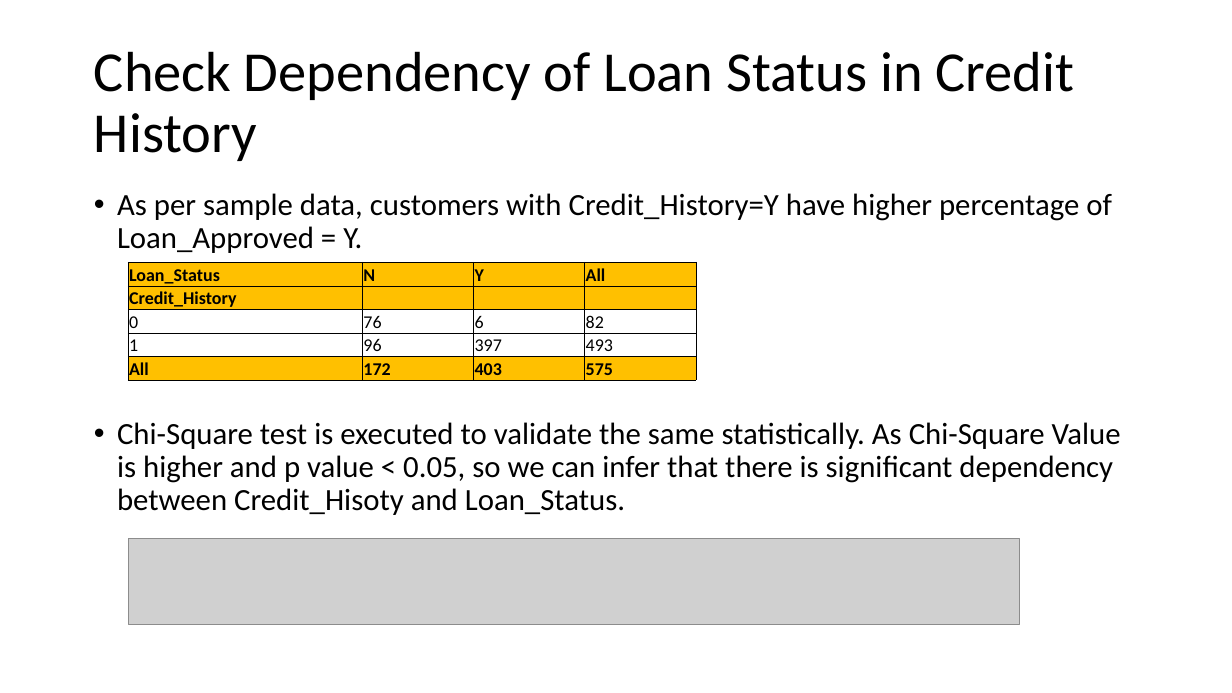
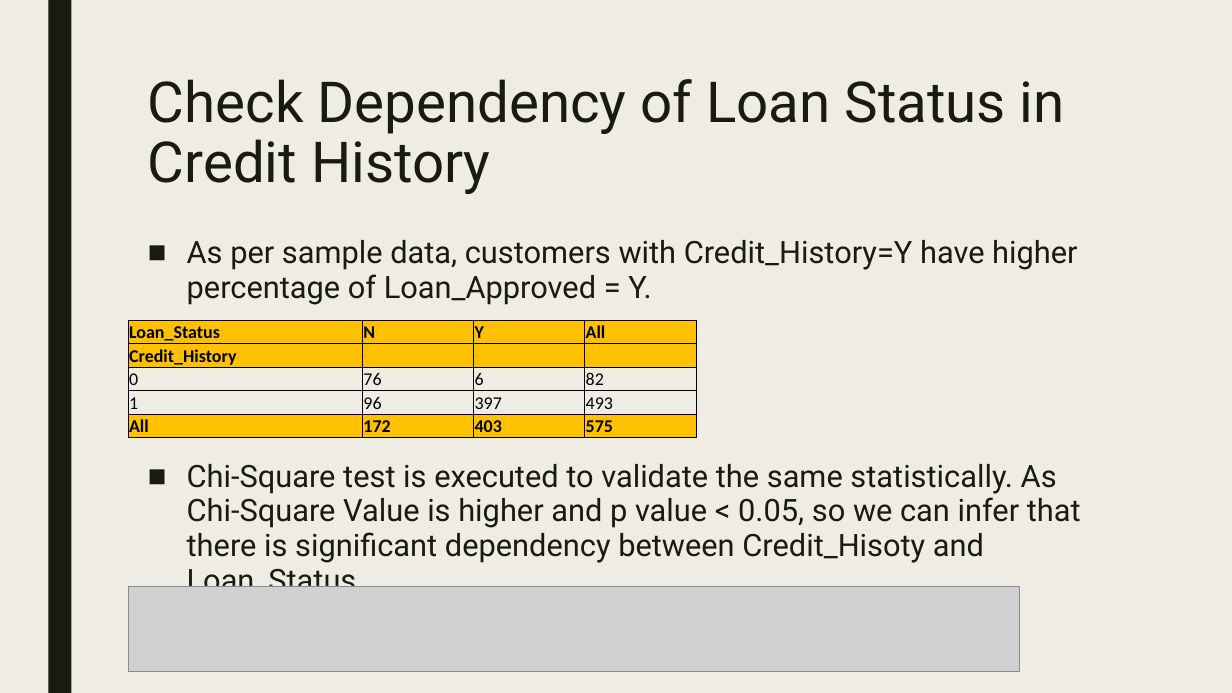
Before and after one commit to krisgop2010/Analytics, a slide deck: slide 16 of HomeLoanAnalytics/HomeLoanAnalytics.pptx. Drawn at 1232x693 pixels with LibreOffice and Linux fonts; fonts in the diff are those of the drawing; grey boxes stand for pictures. Boxes give left, top, right and bottom in pixels: in the first picture for what was removed or moved away, otherwise in the second. Text is boxed around its words. In the diff, an @@ line names an element or a change of style, - is before the commit and + after.

```diff
--- a/HomeLoanAnalytics/HomeLoanAnalytics.pptx
+++ b/HomeLoanAnalytics/HomeLoanAnalytics.pptx
@@ background #FFFFFF to #EFEDE3 @@
@@ rectangle added at (48,0,71,693), fill #191B0E @@
@@ title "Check Dependency of Loan Status ...": place and size @@
-title "Check Dependency of Loan Status ..." at (94,51,1075,161)
+title "Check Dependency of Loan Status ..." at (148,79,1065,194)
@@ title "Check Dependency of Loan Status ..." at (148,79,1065,194): font Calibri to Roboto, text colour #000000 to #191B0E; line spacing 0.9 to 0.89; vertical alignment middle to top @@
@@ text "As per sample data, customers ...": place and size @@
-text "As per sample data, customers ..." at (117,193,1121,515)
+text "As per sample data, customers ..." at (187,240,1081,587)
@@ text "As per sample data, customers ..." at (187,240,1081,587): font Calibri to Roboto, text colour #000000 to #191B0E; bullet • to ■; line spacing 0.9 to 0.94; more space between paragraphs @@
@@ table: place and size @@
-table at (128,262,696,380)
+table at (128,320,696,442)
@@ picture: place and size @@
-picture at (128,539,1020,625)
+picture at (128,586,1020,672)
```
Also in this commit, not shown: 20 other slides changed, 2 slides added, 1 slide removed, 2 other files.
